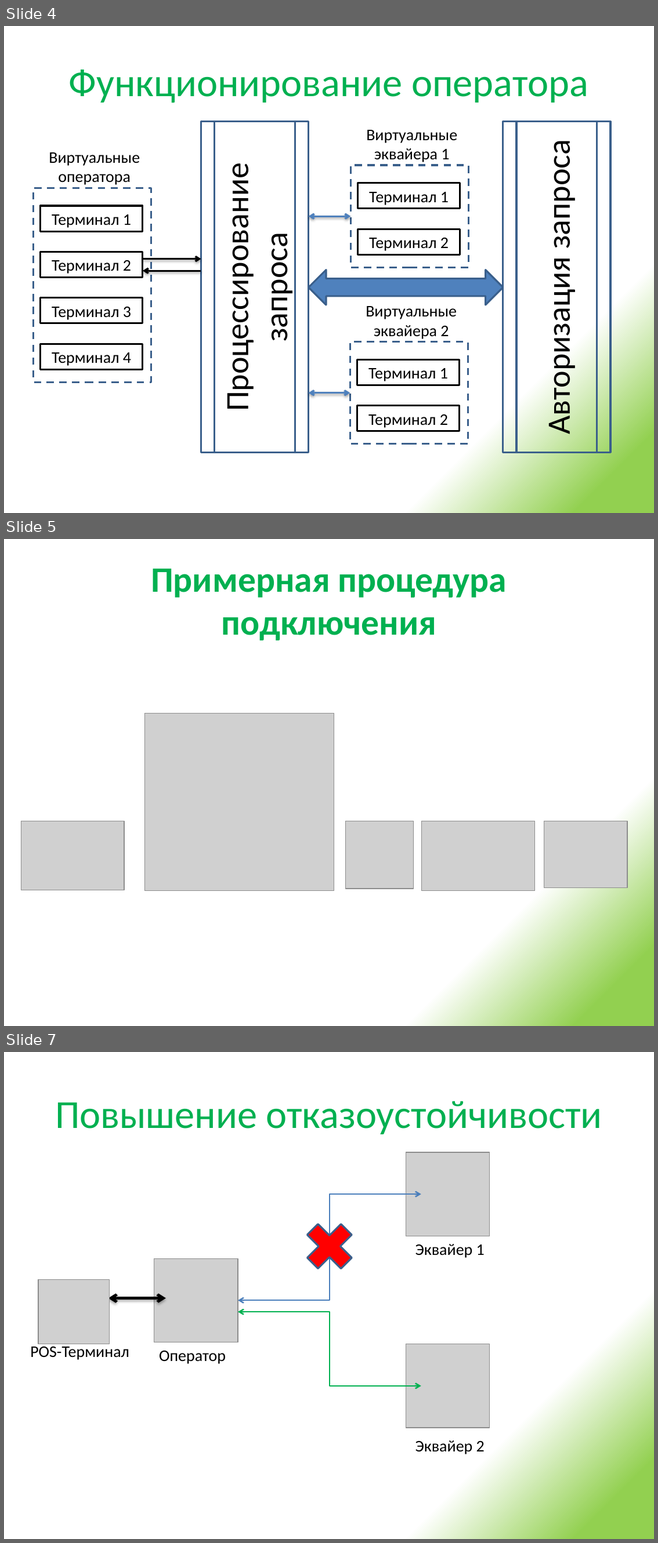
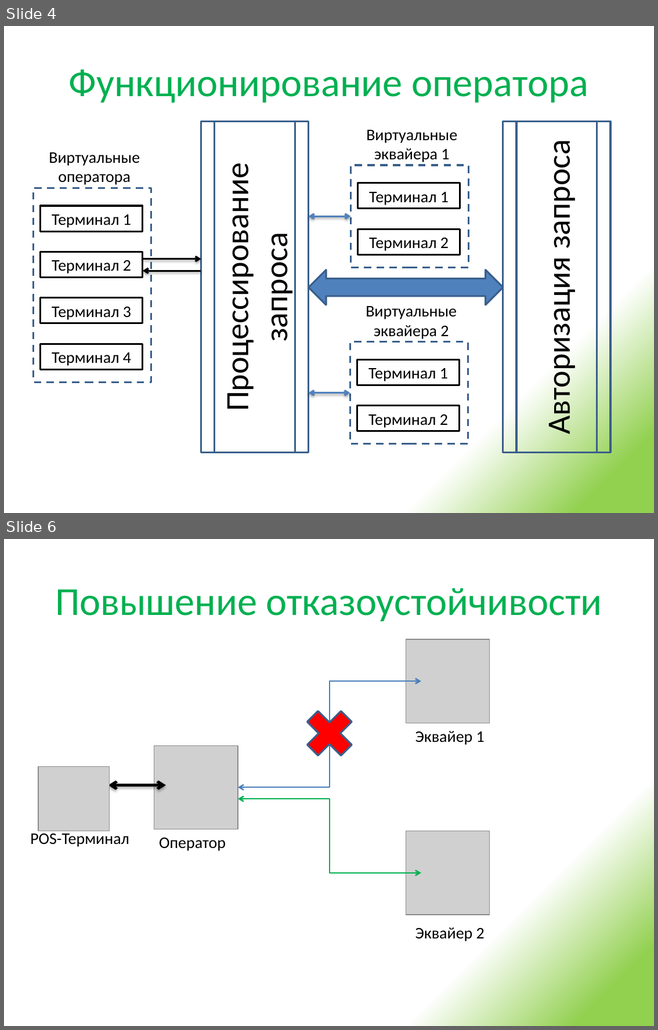
Before and after one commit to urgal/scft, a slide deck: Docs/Презентация решения.pptx. Shown one above the other, each under a label of ours: slides 4, 5 and 7 before the commit, slides 4 and 6 after it; the slides between them are not shown. The pictures are 658x1543 and 658x1030 pixels, drawn with LibreOffice and Linux fonts; fonts in the diff are those of the drawing; grey boxes stand for pictures. Boxes give left, top, right and bottom in pixels: in the first picture for what was removed or moved away, otherwise in the second. Text is boxed around its words. In the diff, an @@ line names an element or a change of style, - is before the commit and + after.

```diff
--- a/Docs/Презентация решения.pptx
+++ b/Docs/Презентация решения.pptx
@@ slide 5 removed at (4, 539, 654, 1026), background gradient #92D050 to #FFFFFF @@
@@ title removed at (151, 569, 507, 641) @@
-Примерная процедура подключения
@@ picture removed at (145, 713, 334, 890) @@
@@ picture removed at (21, 821, 124, 890) @@
@@ picture removed at (346, 821, 413, 889) @@
@@ picture removed at (421, 821, 534, 890) @@
@@ picture removed at (544, 821, 627, 887) @@
@@ what was slide 7 is now slide 6 @@
```
Also in this commit, not shown: 3 slides changed, 4 slides added, 1 other slide removed, 4 other files.
